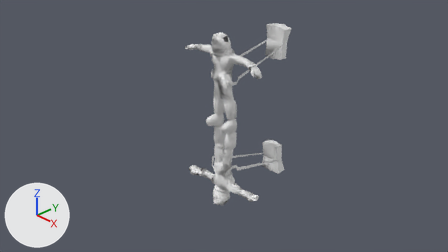
Before and after pictures for a commit that changed the Blender file blender_files/astronaut/low_poly_part2_helmet.blend.
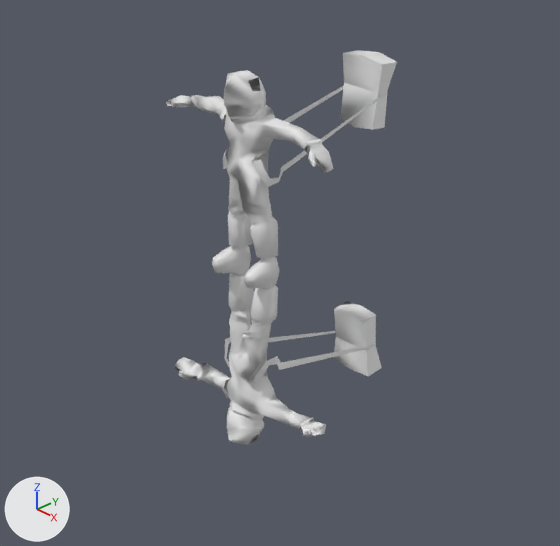
There are two pictures of each version: one from the file's camera 'Camera', one close up on the part from 24% to 82% of the width and 0% to 100% of the height. Every picture has the same lights, and +X, +Y and +Z are marked at lower left.

The first close-up shows 'SpaceMan_Sketchfab'.
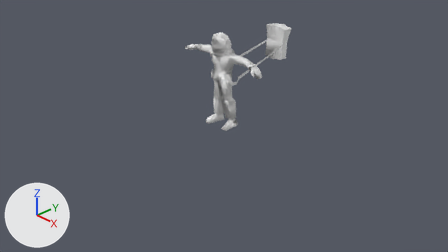
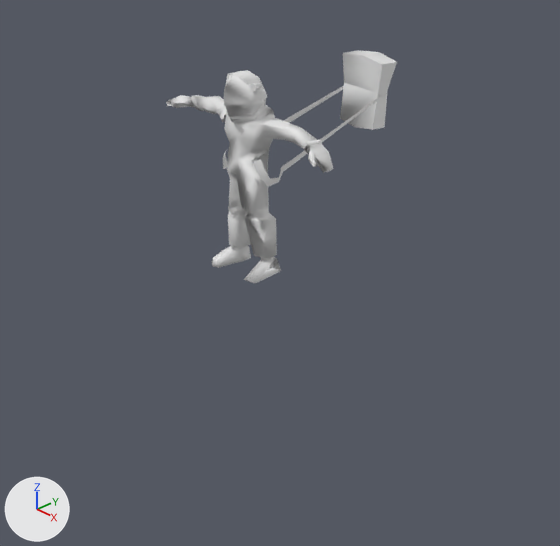
Boxes (x1, y1, x2, y2) around the edits, measured in the close-ups (560 x 546 px; the box of a moved part takes in the faces that stretch with it):
'SpaceMan_Sketchfab', reshaped, modifiers changed (41% shorter)
    before: (166, 50, 397, 445)
    after: (166, 50, 397, 283)
part 1 of me_spaceman_data_001, cut back
    before: (236, 171, 280, 368)
    after: (236, 171, 281, 283)
part 2 of me_spaceman_data_001, built on
    before: (248, 81, 265, 438)
    after: (248, 77, 267, 104)
part 3 of me_spaceman_data_001, moved or reshaped
    both: (295, 128, 322, 145)

Edits to the bpy script that builds the scene:
```text
Change me_spaceman_data_001:
    used by ob_spaceman_sketchfab; location = (0.0, 0.0, 0.0); rotation_euler = (1.571, 0.0, 0.0), in degrees (90, 0, 0); scale = (0.01, 0.01, 0.01)
    verts and faces of me_spaceman_data_001; kept vertices keep their numbers, new ones are numbered from 481
    before: 126 (71.0, 131.0, -6.0) at pixel (320, 138), 394 (71.0, 131.0, -6.0) at pixel (319, 138)
    remove me_spaceman_data_001.from_pydata(...)  # 481 vertices, 397 faces, 9 loose edges; spans x -85.0..96.0, y 0.0..170.0, z -152.0..28.0
    add me_spaceman_data_001.from_pydata(...)  # 433 vertices, 358 faces, 13 loose edges; spans x -85.0..96.0, y 0.0..170.0, z -152.0..28.0
    me_spaceman_data_001 part 1
    55 vertices are removed from x 3.0..27.0, y 0.0..66.0, z -13.0..23.0
    66 faces are deleted
    4 vertices move from x 4.0..21.0, y 57.0..66.0, z 2.0..13.0 to x 4.0..17.0, y 53.0..60.0, z 7.0..13.0
    13 vertices are added at x 4.0..25.0, y 0.0..60.0, z -13.0..10.0
    25 new faces join them
    me_spaceman_data_001 part 2
    14 vertices are removed from x 11.0..17.0, y 148.0..158.0, z -5.0..4.0
    13 faces are deleted
    3 vertices move from x 11.0..15.0, y 153.0..158.0, z -6.0..2.0 to x 11.0..17.0, y 153.0..156.0, z -6.0..1.0
    14 vertices are added at x 13.0..19.0, y 151.0..165.0, z -3.0..12.0
    4 loose edges are added
    17 new faces join them
    me_spaceman_data_001 part 3
    add verts[126] = (70.0, 130.0, -5.0)  # moved, pixel (318, 139)
    add verts[394] = (70.0, 130.0, -5.0)  # moved, pixel (317, 139)
Change ob_spaceman_sketchfab:
    where _m = ob_spaceman_sketchfab.modifiers.new('Mirror', 'MIRROR')
    _m.use_axis: (False, True, False) -> (False, False, False)
```
